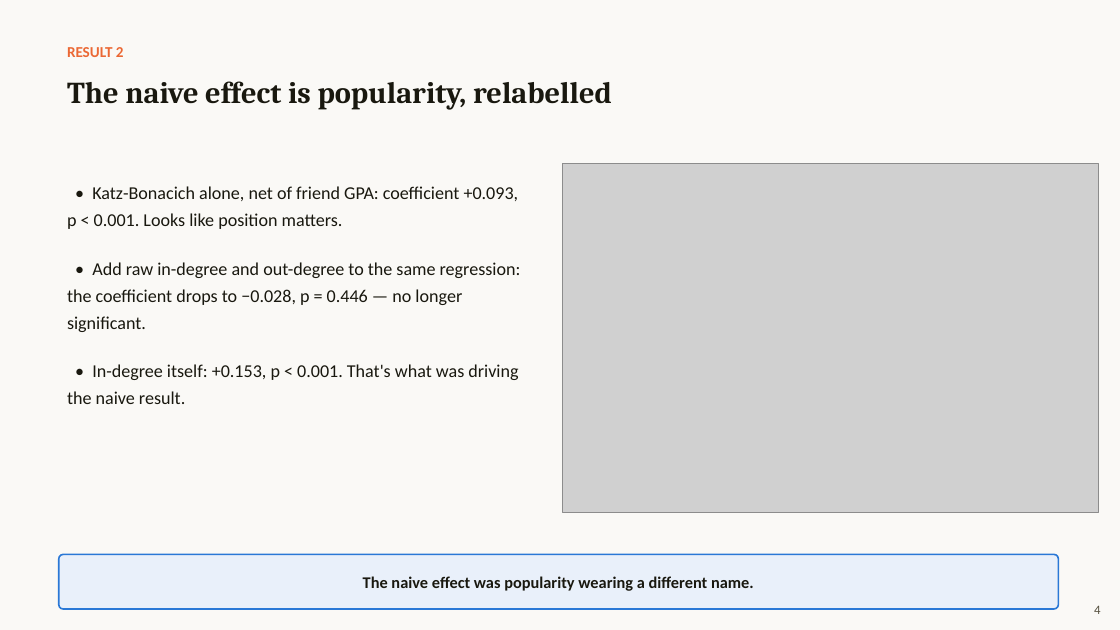
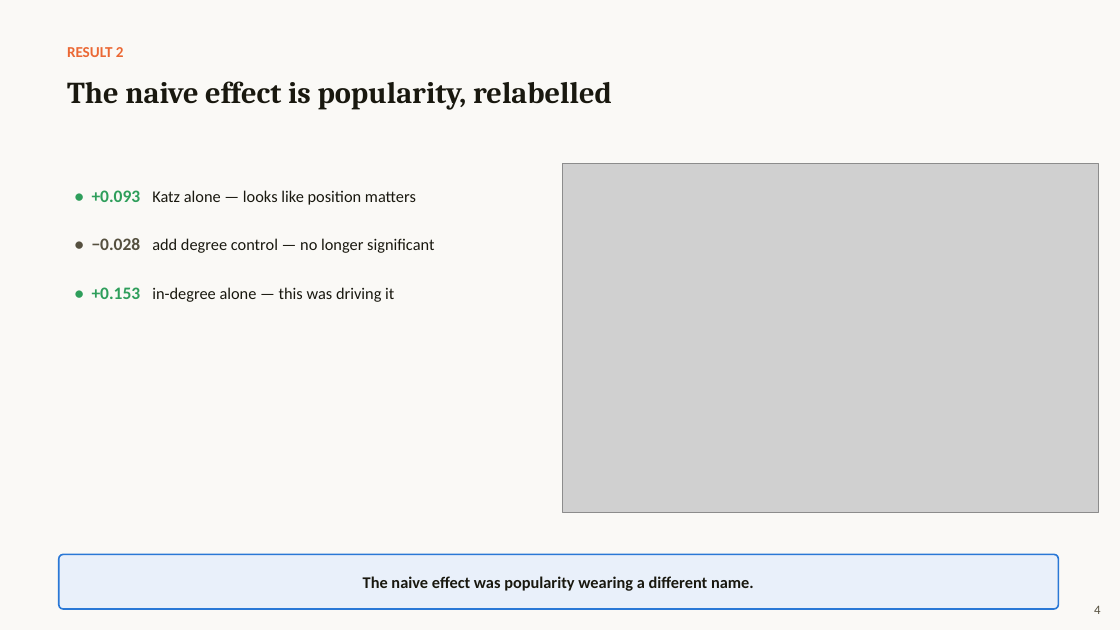
Before and after one commit to TingyingHuang/ECC3841-network-position-and-academic-performance, a slide deck: slide 4 of slides/Presentation2.pptx. Drawn at 1120x630 pixels with LibreOffice and Linux fonts; fonts in the diff are those of the drawing; grey boxes stand for pictures. Boxes give left, top, right and bottom in pixels: in the first picture for what was removed or moved away, otherwise in the second. Text is boxed around its words. In the diff, an @@ line names an element or a change of style, - is before the commit and + after.

```diff
--- a/slides/Presentation2.pptx
+++ b/slides/Presentation2.pptx
@@ text at (x1=92, y1=190, x2=434, y2=302): text changed; size 15.5 to 14 pt @@
-• Katz-Bonacich alone, net of friend GPA: coefficient +0.093, p < 0.001. Looks like position matters.
-• Add raw in-degree and out-degree to the same regression: the coefficient drops to −0.028, p = 0.446 — no longer significant.
-• In-degree itself: +0.153, p < 0.001. That's what was driving the naive result.
+• +0.093 Katz alone — looks like position matters
+• −0.028 add degree control — no longer significant
+• +0.153 in-degree alone — this was driving it
```
Also in this commit, not shown: 5 other slides changed, 1 other file.
